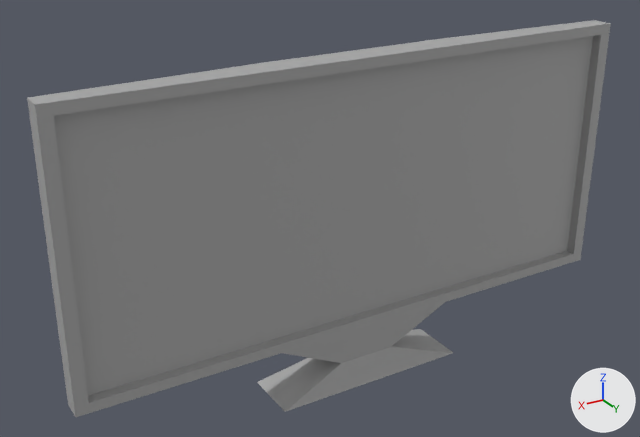
A saved change to the FBX model Assets/Models/Desk/Monitor1.fbx.
Camera for both pictures: a 50 mm camera at (0.109, -0.0636, 0.1015) aimed at (0.077, -0.117, 0.0748). Arrows for +X, +Y and +Z are at lower right; the lights stay in place. Where no turn or scale is listed for an object, it has been applied to the vertices.

Objects in the first picture: 'Monitor1'.
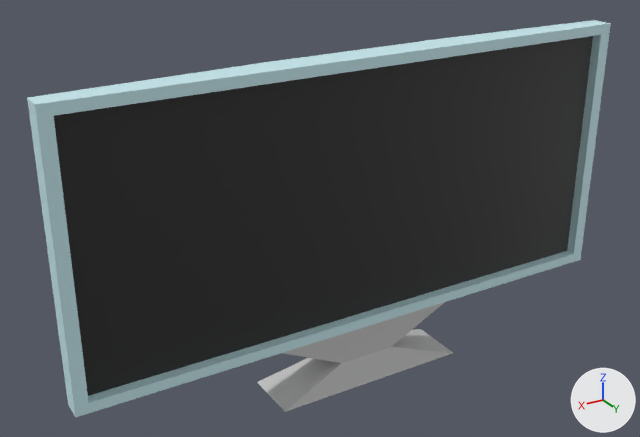
Where the change shows, as pixel boxes (x1, y1, x2, y2) in the pictures (640 x 437 px):
part 1 of me_mesh, recoloured
    both: (257, 302, 453, 412)
part 2 of me_mesh, recoloured
    both: (27, 20, 611, 417)
part 3 of me_mesh, recoloured (grey to black)
    both: (54, 36, 593, 396)

What the commit changed:
Material 'monitor_screen_color' (mat_monitor_screen_color) is new.
Its base color is (0.0219, 0.0219, 0.0219) (black #292929).
Material 'monitor_stand_color' (mat_monitor_stand_color) is new.
Its base color is (0.546, 0.546, 0.546) (light grey #c3c3c3).
Material 'monitor_color' (mat_monitor_color) is new.
Its base color is (0.592, 0.843, 0.89) (cyan #caedf2).
me_mesh has 52 vertices, 50 faces and spans x -0.0233..0.0233, y -0.0023..0.0023, z -0.013..0.013.
me_mesh is used by ob_monitor1; location (0.07435, -0.11532, 0.07453).
me_mesh part 1: all 9 faces centred in x -0.0053..0.0053, y -0.0018..0.0018, z -0.013..-0.0098 switch from mat_standardsurface1 (grey #aaaaaa) to mat_monitor_stand_color (light grey #c3c3c3).
me_mesh part 2: 35 of the faces centred in x -0.0233..0.0233, y -0.0012..0.0013, z -0.0085..0.013 switch from mat_standardsurface1 (grey #aaaaaa) to mat_monitor_color (cyan #caedf2).
me_mesh part 3: all 6 faces centred in x -0.0149..0.0149, y 0.0004, z -0.0029..0.0071 switch from mat_standardsurface1 (grey #aaaaaa) to mat_monitor_screen_color (black #292929).
